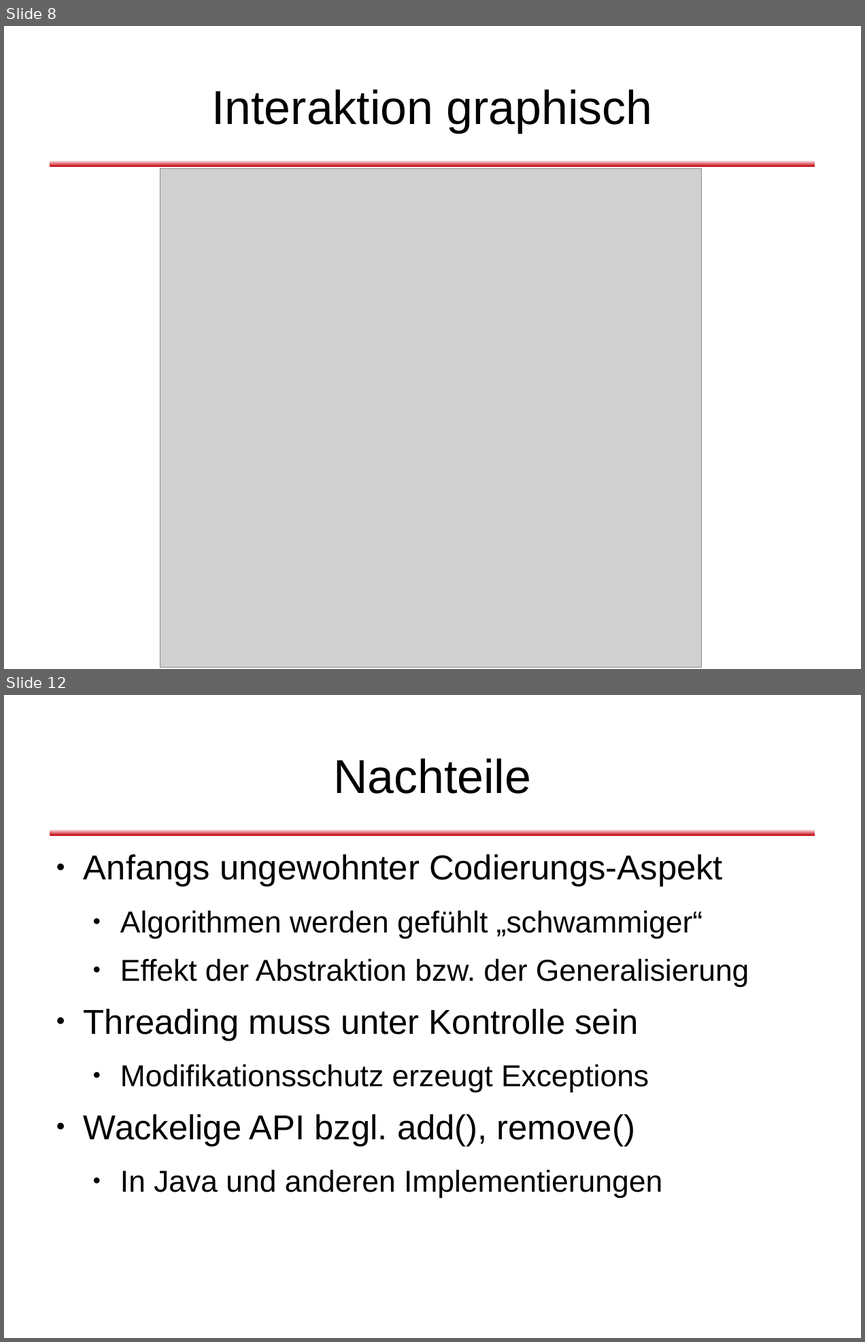
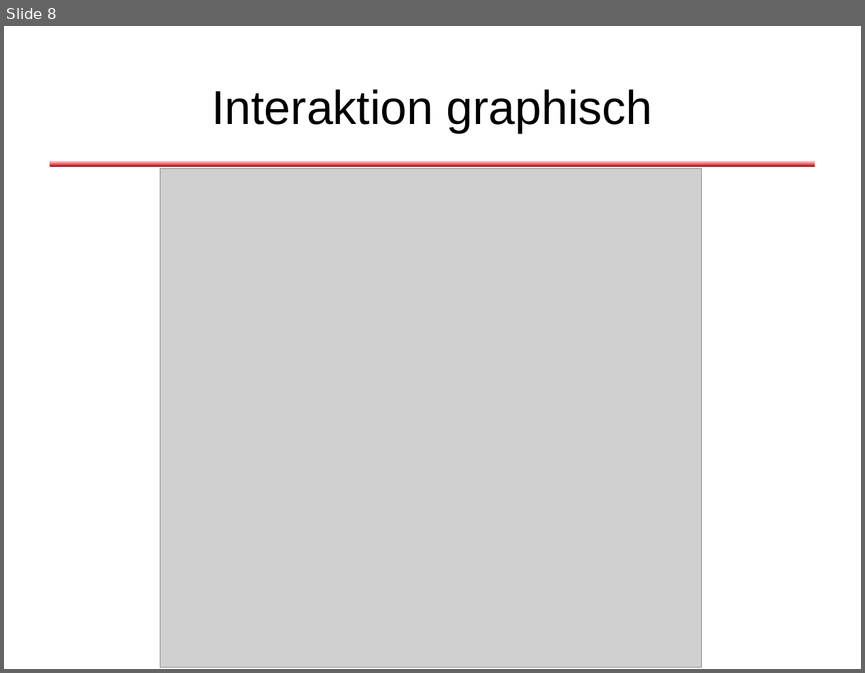
Before and after one commit to dlindner/vorlesung-se2-dhbw, a slide deck: added_2012/Entwurfsmuster - Beobachter.odp. Shown one above the other, each under a label of ours: slides 8 and 12 before the commit, slide 8 after it; the slides between them are not shown. The pictures are 865x1342 and 865x673 pixels, drawn with LibreOffice and Linux fonts; fonts in the diff are those of the drawing; grey boxes stand for pictures; background and template pictures are left out. Boxes give left, top, right and bottom in pixels: in the first picture for what was removed or moved away, otherwise in the second. Text is boxed around its words. In the diff, an @@ line names an element or a change of style, - is before the commit and + after.

```diff
--- a/added_2012/Entwurfsmuster - Beobachter.odp
+++ b/added_2012/Entwurfsmuster - Beobachter.odp
@@ slide 12 removed at bbox=[4, 695, 861, 1338], background #FFFFFF; not listed: 1 template element that a slide beside it also shows @@
@@ title removed at bbox=[333, 758, 531, 794] @@
-Nachteile
@@ text removed at bbox=[84, 854, 749, 1198] @@
-● Anfangs ungewohnter Codierungs-Aspekt
-  ● Algorithmen werden gefühlt „schwammiger“
-  ● Effekt der Abstraktion bzw. der Generalisierung
-● Threading muss unter Kontrolle sein
-  ● Modifikationsschutz erzeugt Exceptions
-● Wackelige API bzgl. add(), remove()
-  ● In Java und anderen Implementierungen
```
Also in this commit, not shown: 11 slides added, 5 other slides removed.
